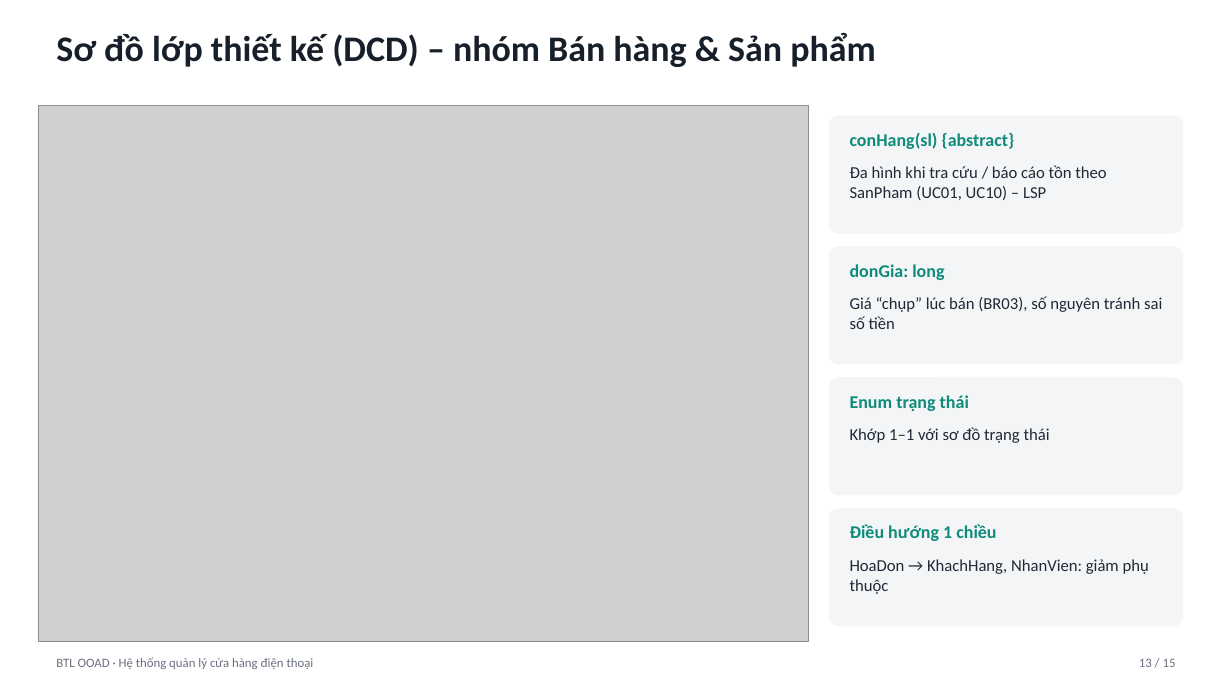
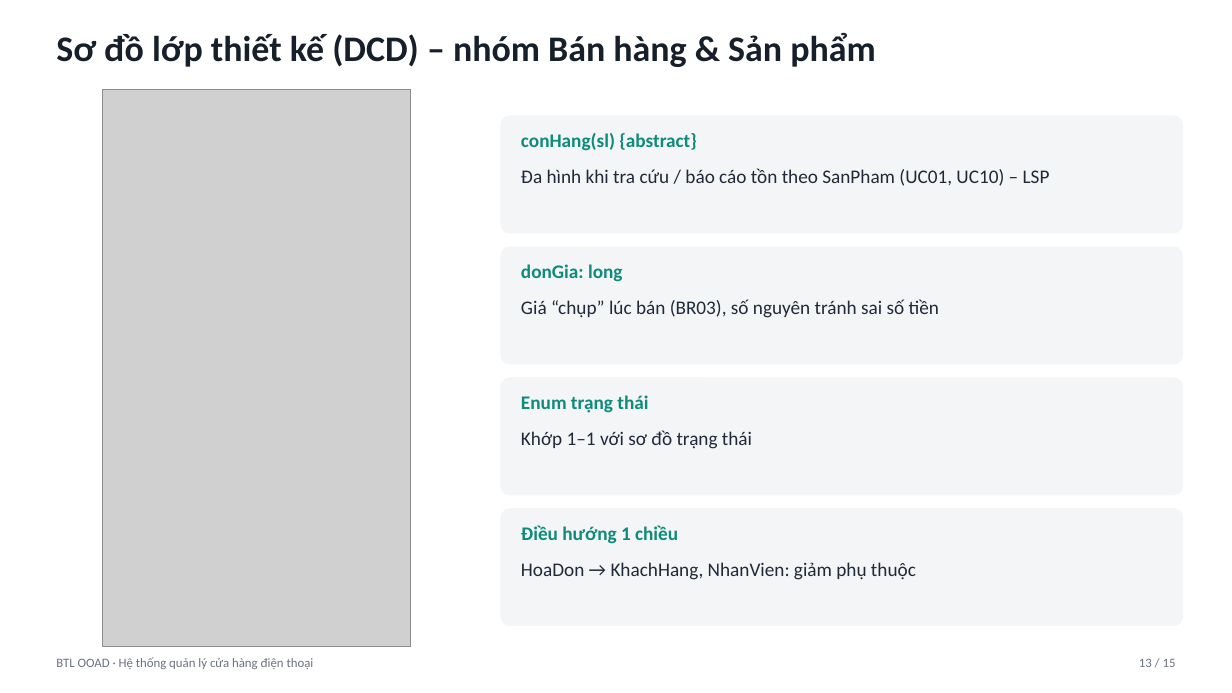
Before and after one commit to trungkien1407/OOP, a slide deck: slide 13 of Slide_ThuyetTrinh_15phut.pptx. Drawn at 1232x693 pixels with LibreOffice and Linux fonts; fonts in the diff are those of the drawing; grey boxes stand for pictures. Boxes give left, top, right and bottom in pixels: in the first picture for what was removed or moved away, otherwise in the second. Text is boxed around its words. In the diff, an @@ line names an element or a change of style, - is before the commit and + after.

```diff
--- a/Slide_ThuyetTrinh_15phut.pptx
+++ b/Slide_ThuyetTrinh_15phut.pptx
@@ picture: place and size @@
-picture at [39,105,809,641]
+picture at [103,90,411,647]
@@ rounded rectangle: place and size @@
-rounded rectangle at [829,116,1183,234]
+rounded rectangle at [501,116,1184,234]
@@ text "conHang(sl) {abstract}": place and size @@
-text "conHang(sl) {abstract}" at [850,133,1015,149]
+text "conHang(sl) {abstract}" at [521,133,697,151]
@@ text "Đa hình khi tra cứu ...": place and size @@
-text "Đa hình khi tra cứu ..." at [850,165,1106,200]
+text "Đa hình khi tra cứu ..." at [521,168,1050,186]
@@ rounded rectangle: place and size @@
-rounded rectangle at [829,247,1183,365]
+rounded rectangle at [501,247,1184,365]
@@ text "donGia: long": place and size @@
-text "donGia: long" at [850,264,944,280]
+text "donGia: long" at [521,264,622,282]
@@ text "Giá “chụp” lúc bán (BR03), ...": place and size @@
-text "Giá “chụp” lúc bán (BR03), ..." at [850,296,1162,329]
+text "Giá “chụp” lúc bán (BR03), ..." at [521,299,939,318]
@@ rounded rectangle: place and size @@
-rounded rectangle at [829,377,1183,495]
+rounded rectangle at [501,377,1184,495]
@@ text "Enum trạng thái": place and size @@
-text "Enum trạng thái" at [850,395,969,411]
+text "Enum trạng thái" at [521,395,648,413]
@@ text "Khớp 1–1 với sơ đồ ...": place and size @@
-text "Khớp 1–1 với sơ đồ ..." at [850,427,1050,443]
+text "Khớp 1–1 với sơ đồ ..." at [521,430,752,449]
@@ rounded rectangle: place and size @@
-rounded rectangle at [829,508,1183,627]
+rounded rectangle at [501,508,1184,627]
@@ size 14 to 15 pt in 4 elements at [521,133,697,151], [521,264,622,282], [521,395,648,413], [521,525,678,544] @@
@@ text "Điều hướng 1 chiều": place and size @@
-text "Điều hướng 1 chiều" at [850,524,996,541]
+text "Điều hướng 1 chiều" at [521,525,678,544]
@@ size 13 to 15 pt in 4 elements at [521,430,752,449], [521,299,939,318], [521,168,1050,186], [521,562,916,580] @@
@@ text "HoaDon → KhachHang, NhanVien: giảm ...": place and size @@
-text "HoaDon → KhachHang, NhanVien: giảm ..." at [850,559,1149,594]
+text "HoaDon → KhachHang, NhanVien: giảm ..." at [521,562,916,580]
```
Also in this commit, not shown: 8 other slides changed, 2 other files.
